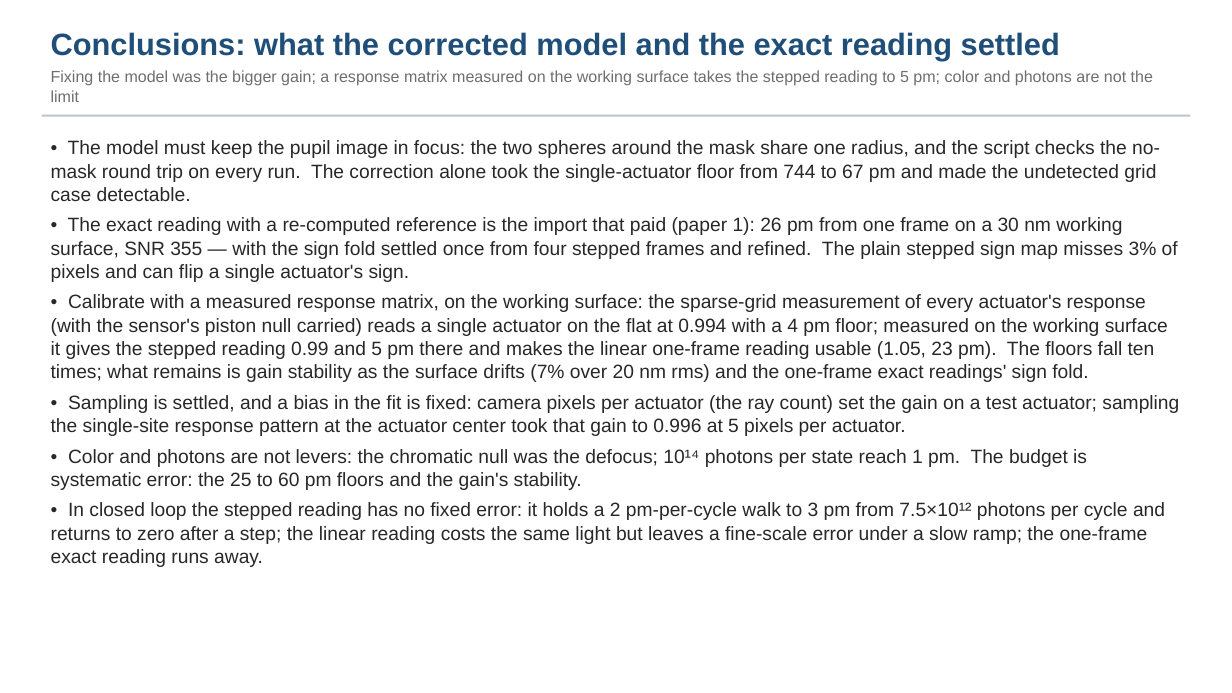
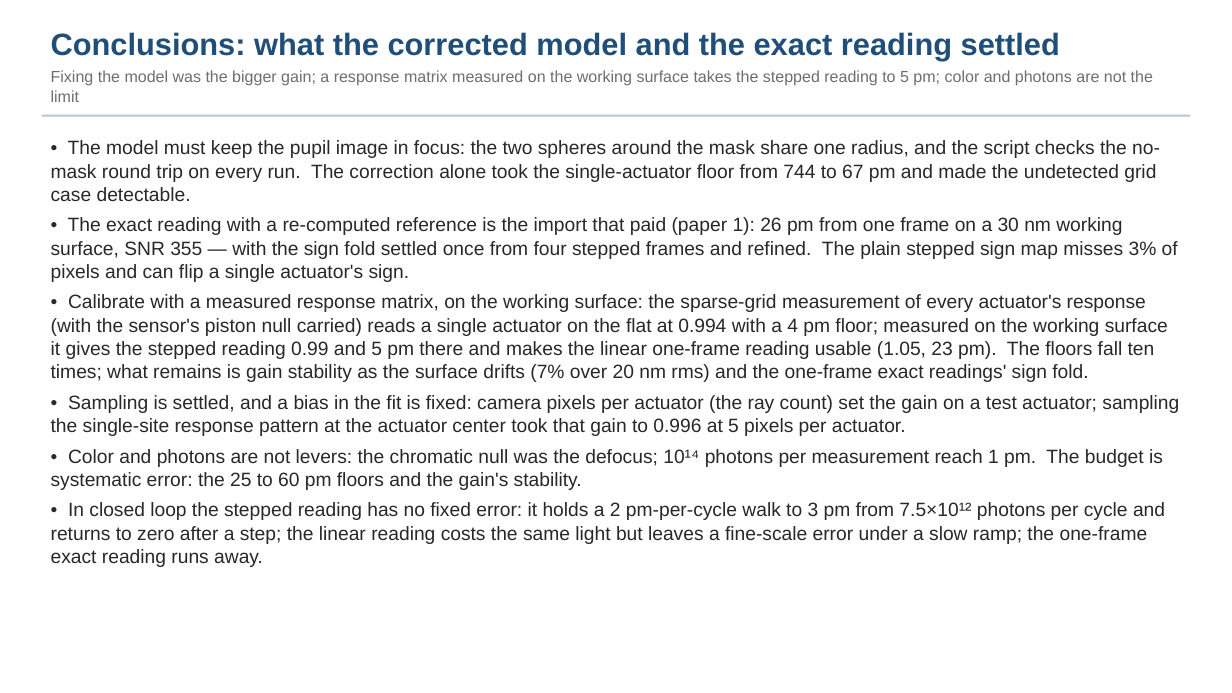
Before and after one commit to nasa-jpl/macos, a slide deck: slide 19 of demo_session/deck_zwfs.pptx. Drawn at 1232x693 pixels with LibreOffice and Linux fonts; fonts in the diff are those of the drawing. Boxes give left, top, right and bottom in pixels: in the first picture for what was removed or moved away, otherwise in the second. Text is boxed around its words. In the diff, an @@ line names an element or a change of style, - is before the commit and + after.

```diff
--- a/demo_session/deck_zwfs.pptx
+++ b/demo_session/deck_zwfs.pptx
@@ text at (x1=51, y1=449, x2=1163, y2=490): text changed @@
-• Color and photons are not levers: the chromatic null was the defocus; 10¹⁴ photons per state reach 1 pm. The budget is systematic error: the 25 to 60 pm floors and the gain's stability.
+• Color and photons are not levers: the chromatic null was the defocus; 10¹⁴ photons per measurement reach 1 pm. The budget is systematic error: the 25 to 60 pm floors and the gain's stability.
```
Also in this commit, not shown: 5 other slides changed, 7 other files.
